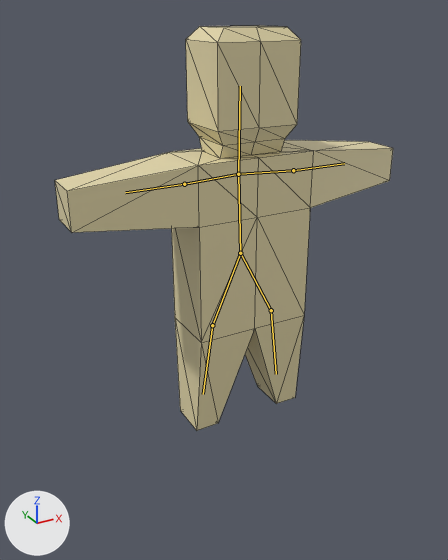
Two versions of the glTF model Client/Models/Human/Human.glb, one commit apart.
Rendered twice from a 50 mm lens placed at (-9.58, -16.29, 13.22), pointed at (-0.79, -0.29, 5.23). The lights are fixed; the arrows at lower left show +X, +Y and +Z. The bones that bend it are drawn over the model as lines. Mesh edges are drawn as thin lines.

The first picture shows 'HumanMesh'.
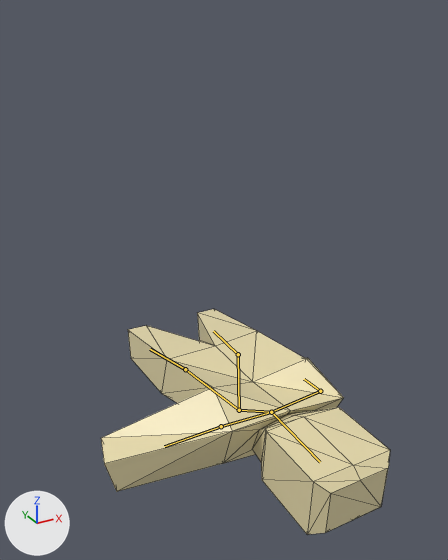
The newer file adds an action. The first version stands in its rest pose; the second is drawn at frame 15 of the action 'Dead'.

What differs and where, as boxes [x1, y1, x2, y2] in the pictures (448 x 560 px):
'HumanMesh', posed (14% narrower, 44% shorter): before [55, 25, 393, 430]; after [101, 309, 390, 534]
bone 'Bone', root to tip: before (240, 253) to (238, 174); after (239, 410) to (271, 412)
bone 'Bone.001', root to tip: before (238, 174) to (184, 184); after (271, 412) to (221, 426)
bone 'Bone.009', root to tip: before (184, 184) to (125, 192); after (221, 426) to (164, 446)
bone 'Bone.002', root to tip: before (238, 174) to (293, 170); after (271, 412) to (320, 391)
bone 'Bone.008', root to tip: before (293, 170) to (344, 163); after (320, 391) to (304, 379)
bone 'Bone.003', root to tip: before (238, 174) to (240, 86); after (271, 412) to (320, 462)
bone 'Bone.004', root to tip: before (240, 253) to (212, 325); after (239, 410) to (185, 369)
bone 'Bone.005', root to tip: before (212, 325) to (203, 394); after (185, 369) to (150, 349)
bone 'Bone.006', root to tip: before (240, 253) to (271, 310); after (239, 410) to (238, 354)
bone 'Bone.007', root to tip: before (271, 310) to (276, 374); after (238, 354) to (213, 331)

Edits to the bpy script that builds the scene:
```text
Change bone_bone:
    where bone_bone = bpy.data.objects['Armature'].pose.bones['Bone']
    bone_bone.location: (0.0, 0.0, 0.0) -> (-0.24, -6.15, 0.03)
    bone_bone.rotation_quaternion: (1.0, 0.0, 0.0, 0.0) -> (0.863, 0.282, -0.013, -0.42)  # degrees (0, 0, 0) -> degrees (31, 12, -49)
Change bone_bone_001:
    where bone_bone_001 = bpy.data.objects['Armature'].pose.bones['Bone.001']  # child of 'Bone'
    bone_bone_001.rotation_quaternion: (1.0, 0.0, 0.0, 0.0) -> (0.863, 0.0, -0.505, -0.023)  # degrees (0, 0, 0) -> degrees (3, -61, -5)
Change bone_bone_009:
    where bone_bone_009 = bpy.data.objects['Armature'].pose.bones['Bone.009']  # child of 'Bone.001'
    bone_bone_009.rotation_quaternion: (1.0, 0.0, 0.0, 0.0) -> (0.953, -0.09, 0.248, 0.151)  # degrees (0, 0, 0) -> degrees (-6, 30, 16)
Change bone_bone_002:
    where bone_bone_002 = bpy.data.objects['Armature'].pose.bones['Bone.002']  # child of 'Bone'
    bone_bone_002.rotation_quaternion: (1.0, 0.0, 0.0, 0.0) -> (0.863, 0.0, 0.505, 0.035)  # degrees (0, 0, 0) -> degrees (4, 61, 7)
Change bone_bone_008:
    where bone_bone_008 = bpy.data.objects['Armature'].pose.bones['Bone.008']  # child of 'Bone.002'
    bone_bone_008.rotation_quaternion: (1.0, 0.0, 0.0, 0.0) -> (-0.759, 0.49, 0.285, 0.321)  # degrees (0, 0, 0) -> degrees (-57, -48, -18)
Change bone_bone_003:
    where bone_bone_003 = bpy.data.objects['Armature'].pose.bones['Bone.003']  # child of 'Bone'
    bone_bone_003.rotation_quaternion: (1.0, 0.0, 0.0, 0.0) -> (0.96, 0.0, 0.002, -0.279)  # degrees (0, 0, 0) -> degrees (0, 0, -32)
Change bone_bone_004:
    where bone_bone_004 = bpy.data.objects['Armature'].pose.bones['Bone.004']
    bone_bone_004.location: (0.0, 0.0, 0.0) -> (0.0, 5.63, -2.48)
    bone_bone_004.rotation_quaternion: (1.0, 0.0, 0.0, 0.0) -> (0.573, 0.0, -0.33, -0.75)  # degrees (0, 0, 0) -> degrees (32, -22, -112)
Change bone_bone_005:
    where bone_bone_005 = bpy.data.objects['Armature'].pose.bones['Bone.005']  # child of 'Bone.004'
    bone_bone_005.rotation_quaternion: (1.0, 0.0, 0.0, 0.0) -> (0.973, 0.0, 0.035, 0.227)  # degrees (0, 0, 0) -> degrees (1, 4, 26)
Change bone_bone_006:
    where bone_bone_006 = bpy.data.objects['Armature'].pose.bones['Bone.006']
    bone_bone_006.location: (0.0, 0.0, 0.0) -> (0.0, 5.45, -2.84)
    bone_bone_006.rotation_quaternion: (1.0, 0.0, 0.0, 0.0) -> (0.573, 0.0, 0.379, 0.727)  # degrees (0, 0, 0) -> degrees (38, 26, 112)
Change bone_bone_007:
    where bone_bone_007 = bpy.data.objects['Armature'].pose.bones['Bone.007']  # child of 'Bone.006'
    bone_bone_007.rotation_quaternion: (1.0, 0.0, 0.0, 0.0) -> (0.974, 0.0, -0.028, -0.227)  # degrees (0, 0, 0) -> degrees (1, -3, -26)
```
